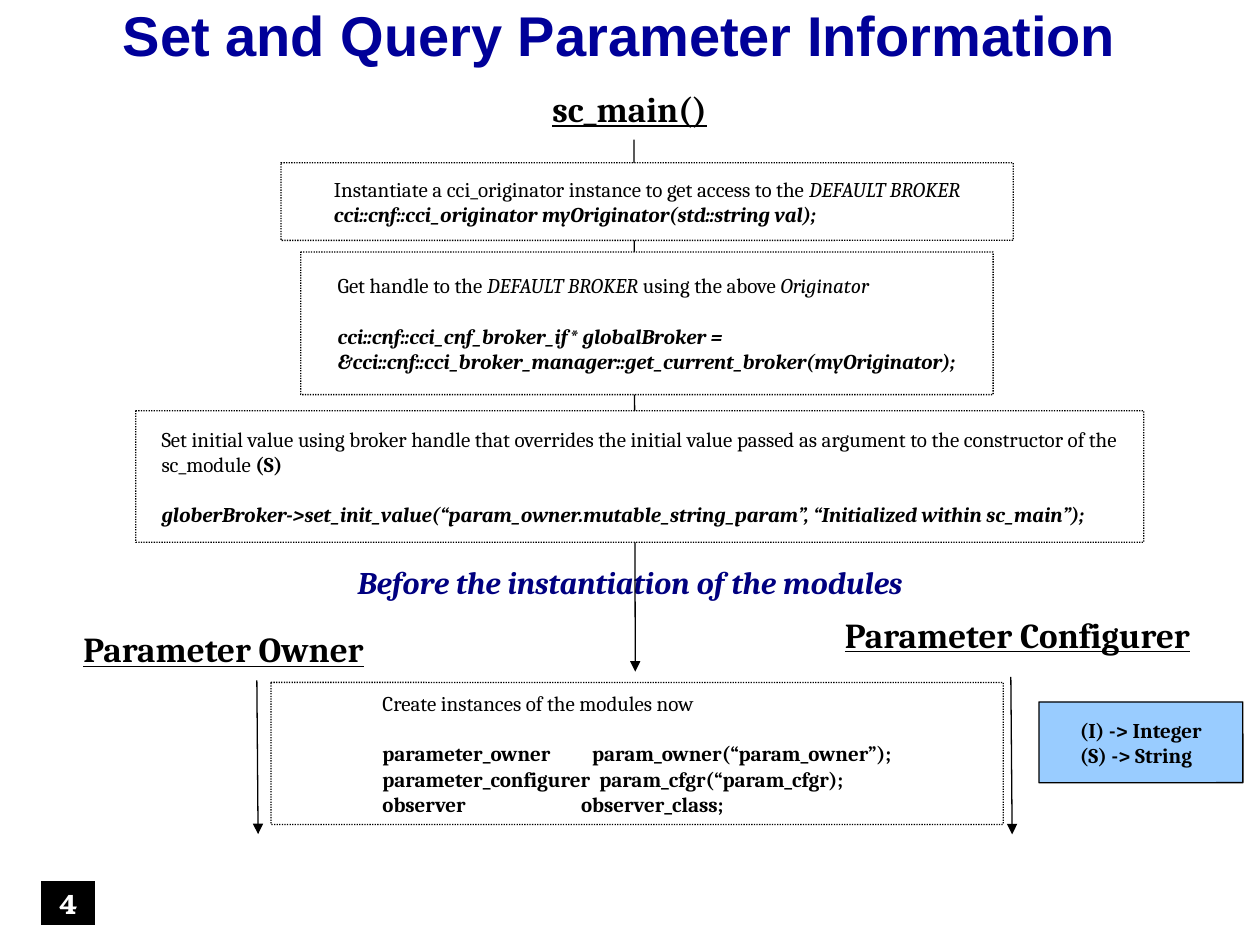
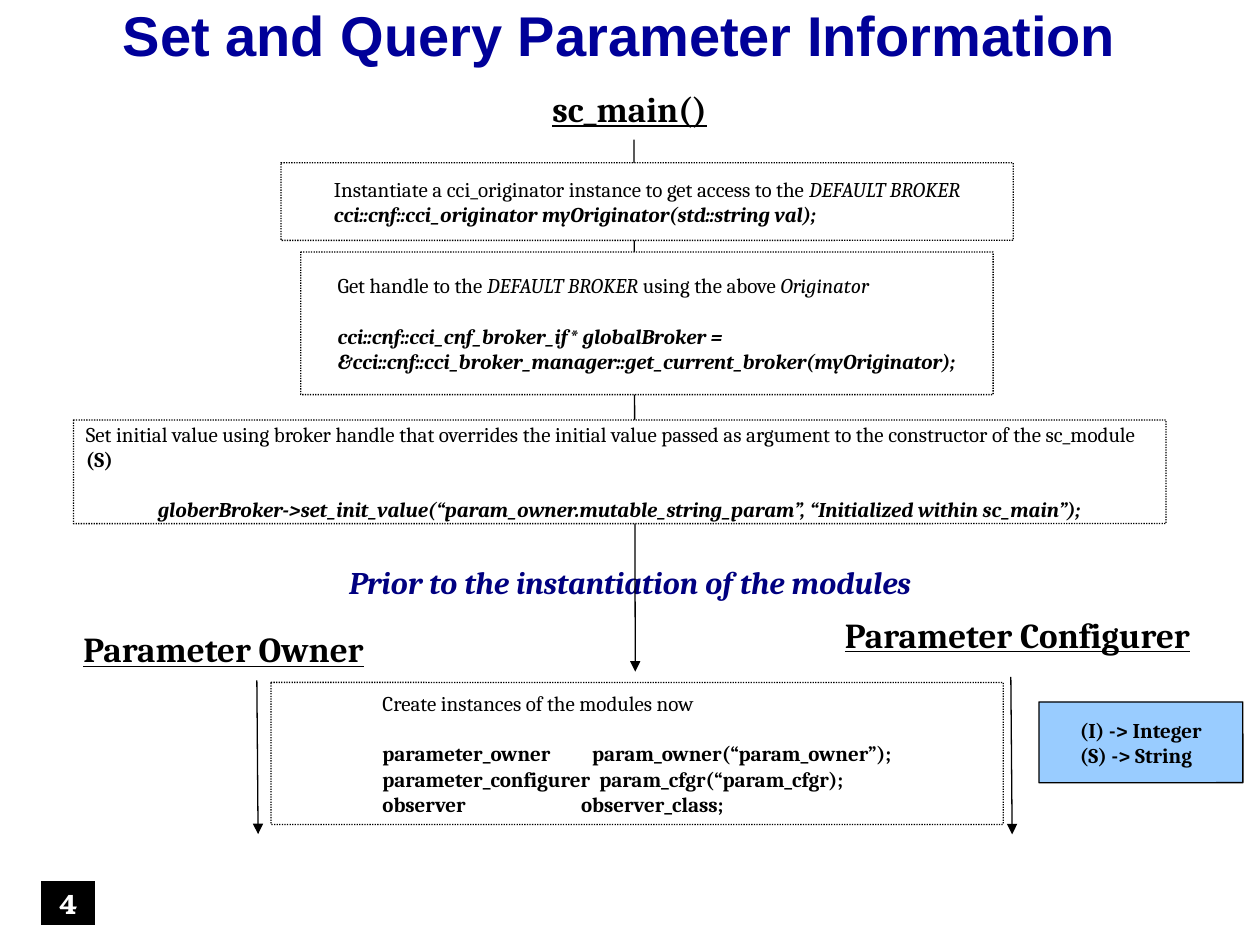
Before and after one commit to accellera-official/cci, a slide deck: slide 4 of examples/ex7_Parameter_Information/docs/ex7_Parameter_Information.ppt. Drawn at 1260x945 pixels with LibreOffice and Linux fonts; fonts in the diff are those of the drawing; background and template pictures are left out. Boxes give left, top, right and bottom in pixels: in the first picture for what was removed or moved away, otherwise in the second. Text is boxed around its words. In the diff, an @@ line names an element or a change of style, - is before the commit and + after.

Commit message:
Minor Updates
1.  Minor updates to code in ex7_Parameter_Information (Presentation updated accordingly)
2.  Added presentation to ex20_Tracing_Parameter_Activity

```diff
--- a/examples/ex7_Parameter_Information/docs/ex7_Parameter_Information.ppt
+++ b/examples/ex7_Parameter_Information/docs/ex7_Parameter_Information.ppt
@@ rounded rectangle "Set initial value using broker ...": place and size @@
-rounded rectangle "Set initial value using broker ..." at <box>136,411,1144,542</box>
+rounded rectangle "Set initial value using broker ..." at <box>73,420,1166,523</box>
@@ text in rounded rectangle at <box>158,502,1081,522</box>: alignment left to centre @@
@@ text at <box>349,566,911,602</box>: text changed @@
-Before the instantiation of the modules
+Prior to the instantiation of the modules
```
Also in this commit, not shown: 14 other slides changed, 3 slides added, 1 slide removed, 7 other files.
